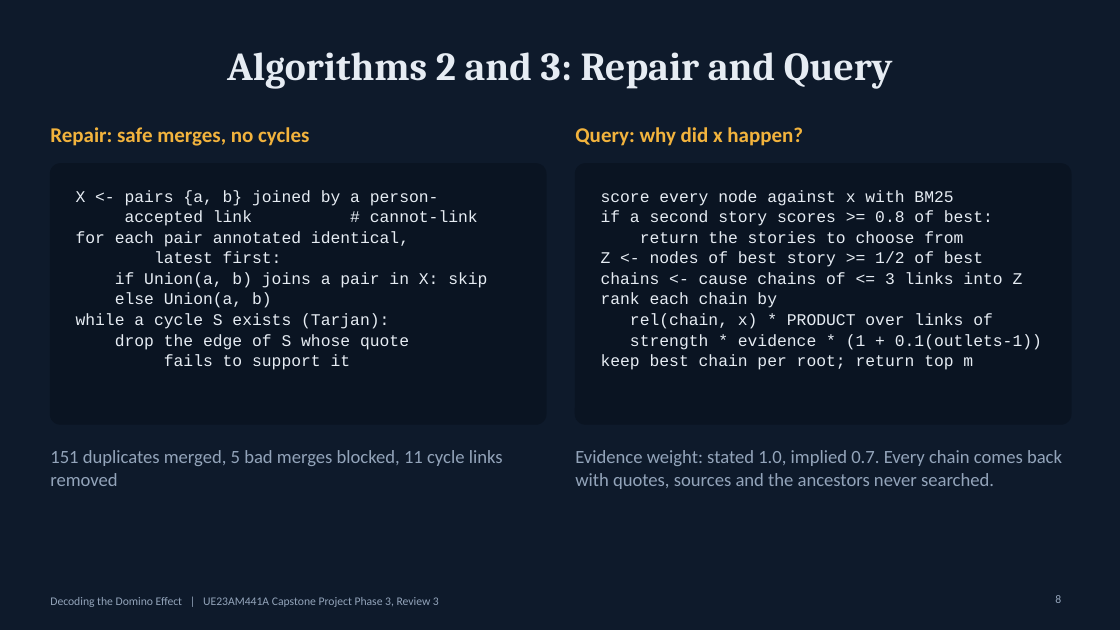
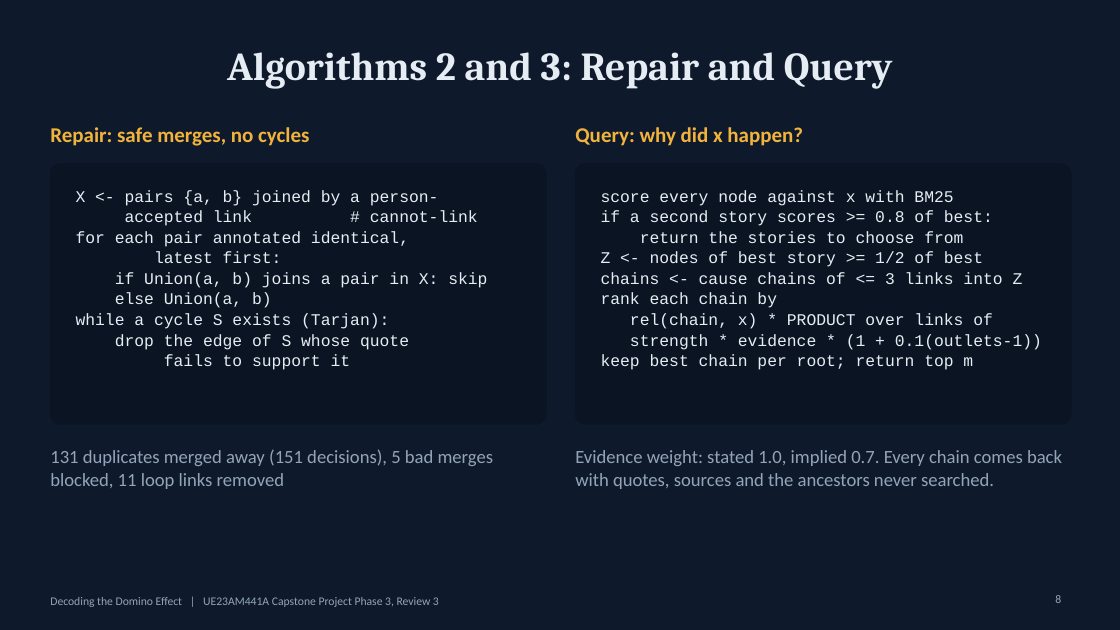
Before and after one commit to AdityaMohanShenoy/gdelt-knowledge-graph, a slide deck: slide 8 of docs/presentations/Decoding-the-Domino-Effect_Review3.pptx. Drawn at 1120x630 pixels with LibreOffice and Linux fonts; fonts in the diff are those of the drawing. Boxes give left, top, right and bottom in pixels: in the first picture for what was removed or moved away, otherwise in the second. Text is boxed around its words. In the diff, an @@ line names an element or a change of style, - is before the commit and + after.

```diff
--- a/docs/presentations/Decoding-the-Domino-Effect_Review3.pptx
+++ b/docs/presentations/Decoding-the-Domino-Effect_Review3.pptx
@@ text at box(50, 449, 493, 489): text changed @@
-151 duplicates merged, 5 bad merges blocked, 11 cycle links removed
+131 duplicates merged away (151 decisions), 5 bad merges blocked, 11 loop links removed
```
Also in this commit, not shown: 1 other slide changed, 7 other files.
